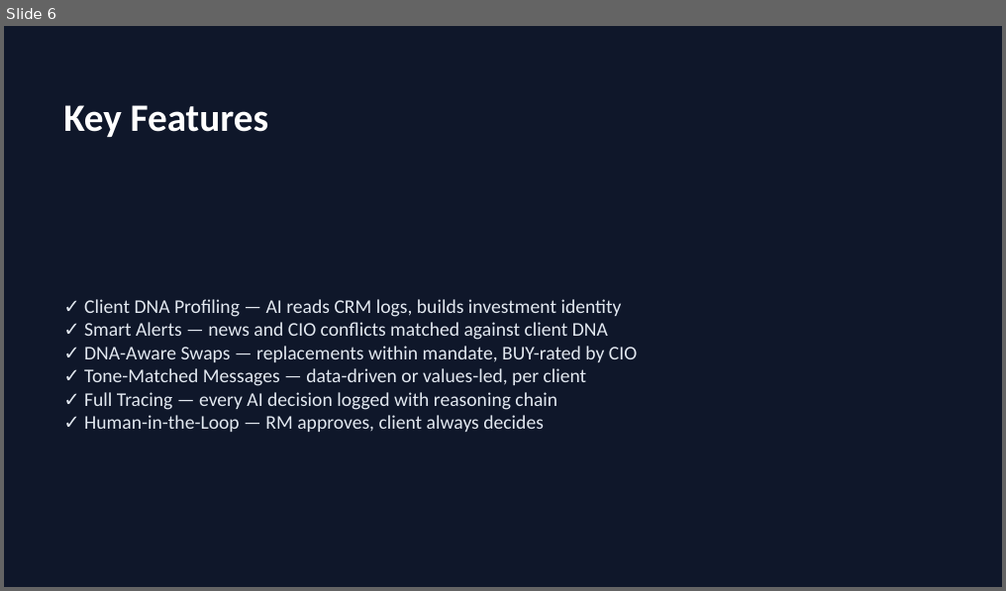
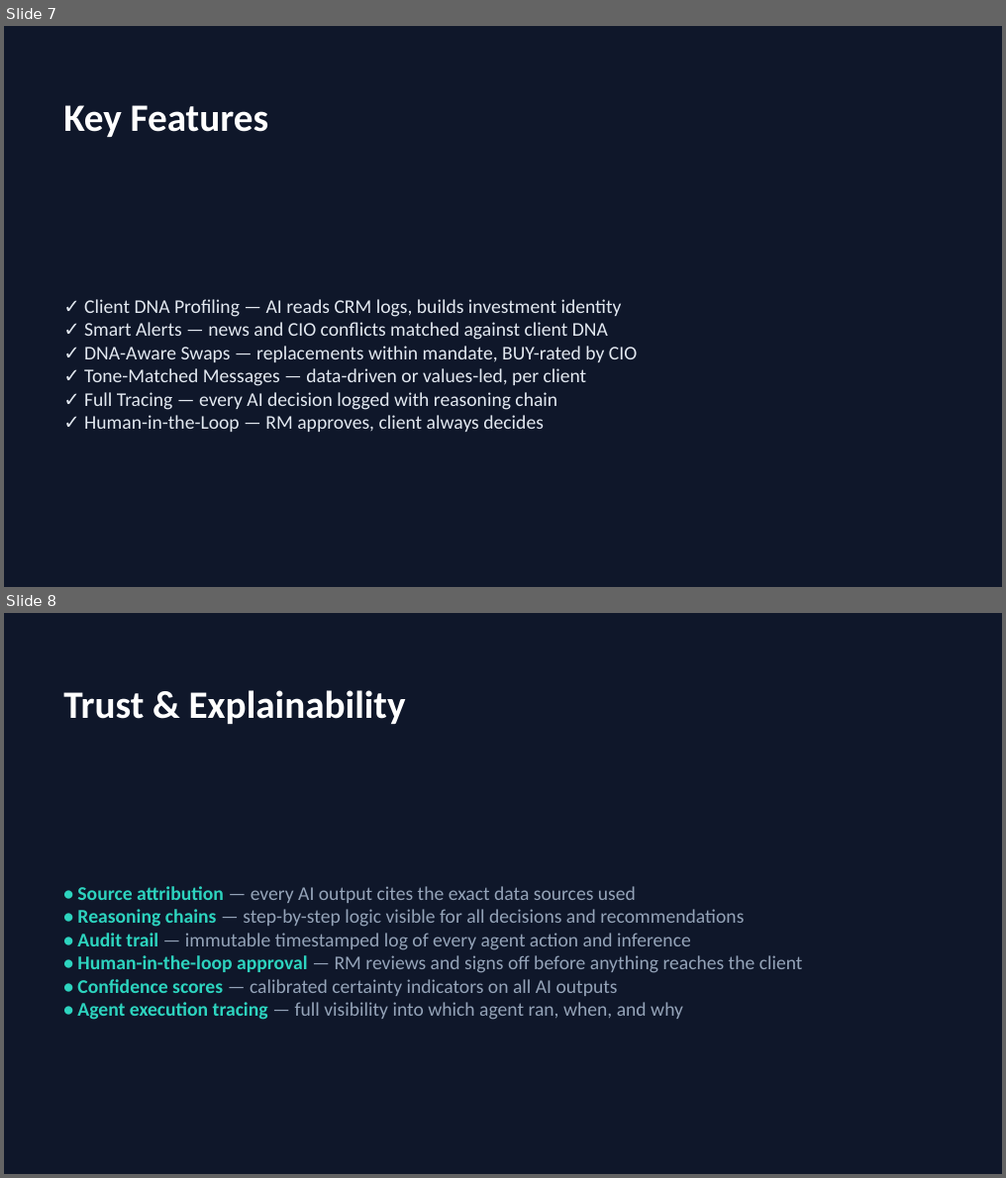
Before and after one commit to bggoranoff/swisshacks, a slide deck: output/presentation.pptx. Shown one above the other, each under a label of ours: slide 6 before the commit, slides 7 and 8 after it. The pictures are 1006x591 and 1006x1178 pixels, drawn with LibreOffice and Linux fonts; fonts in the diff are those of the drawing. Boxes give left, top, right and bottom in pixels: in the first picture for what was removed or moved away, otherwise in the second. Text is boxed around its words. In the diff, an @@ line names an element or a change of style, - is before the commit and + after.

```diff
--- a/output/presentation.pptx
+++ b/output/presentation.pptx
@@ slide 8 added at [4, 613, 1002, 1174], background #0F172A @@
@@ text added at [63, 690, 406, 724], 28 pt, text #FFFFFF, bold @@
+Trust & Explainability
@@ text added at [77, 886, 803, 1020], 14 pt, text #94A3B8 @@
+• Source attribution — every AI output cites the exact data sources used
+• Reasoning chains — step-by-step logic visible for all decisions and recommendations
+• Audit trail — immutable timestamped log of every agent action and inference
+• Human-in-the-loop approval — RM reviews and signs off before anything reaches the client
+• Confidence scores — calibrated certainty indicators on all AI outputs
+• Agent execution tracing — full visibility into which agent ran, when, and why
@@ what was slide 6 is now slide 7 @@
```
Also in this commit, not shown: 3 other slides added, 1 slide removed, 5 other files.
